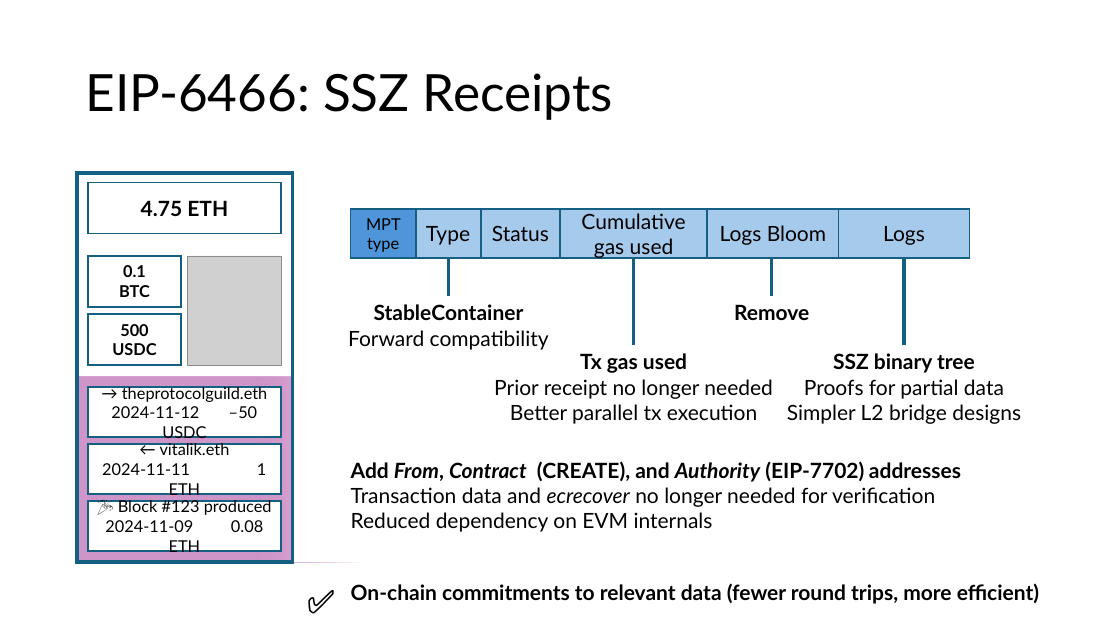
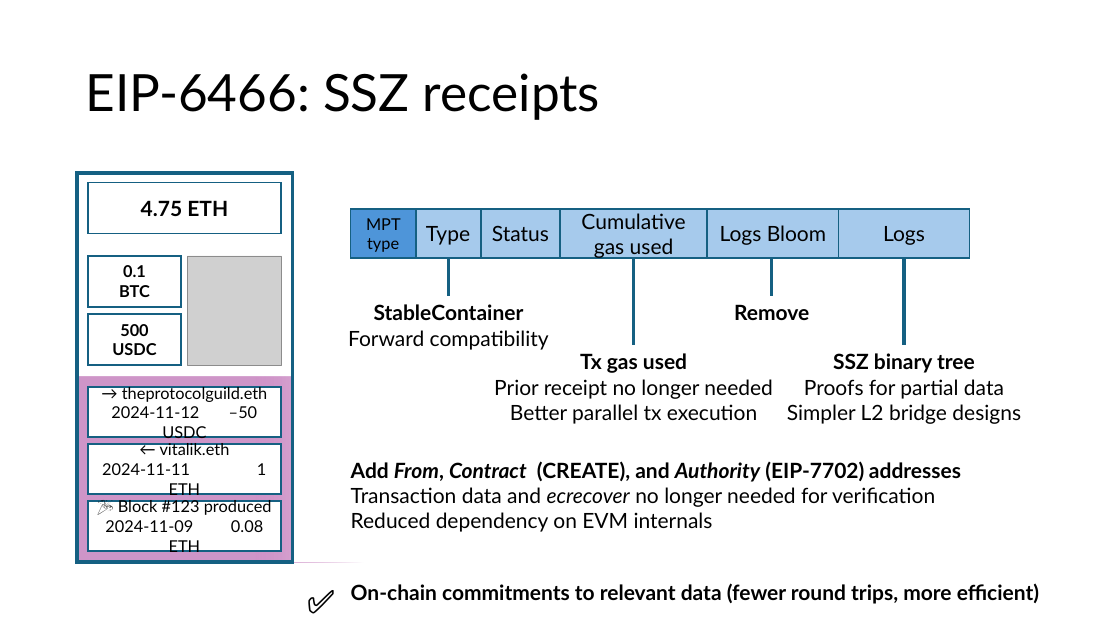
Before and after one commit to etan-status/purified-web3, a slide deck: slide 22 of slides.pptx. Drawn at 1120x630 pixels with LibreOffice and Linux fonts; fonts in the diff are those of the drawing; grey boxes stand for pictures. Boxes give left, top, right and bottom in pixels: in the first picture for what was removed or moved away, otherwise in the second. Text is boxed around its words. In the diff, an @@ line names an element or a change of style, - is before the commit and + after.

```diff
--- a/slides.pptx
+++ b/slides.pptx
@@ title at <box>85,73,600,120</box>: text changed @@
-EIP-6466: SSZ Receipts
+EIP-6466: SSZ receipts
```
Also in this commit, not shown: 4 other slides changed, 1 slide added, 2 other files.
